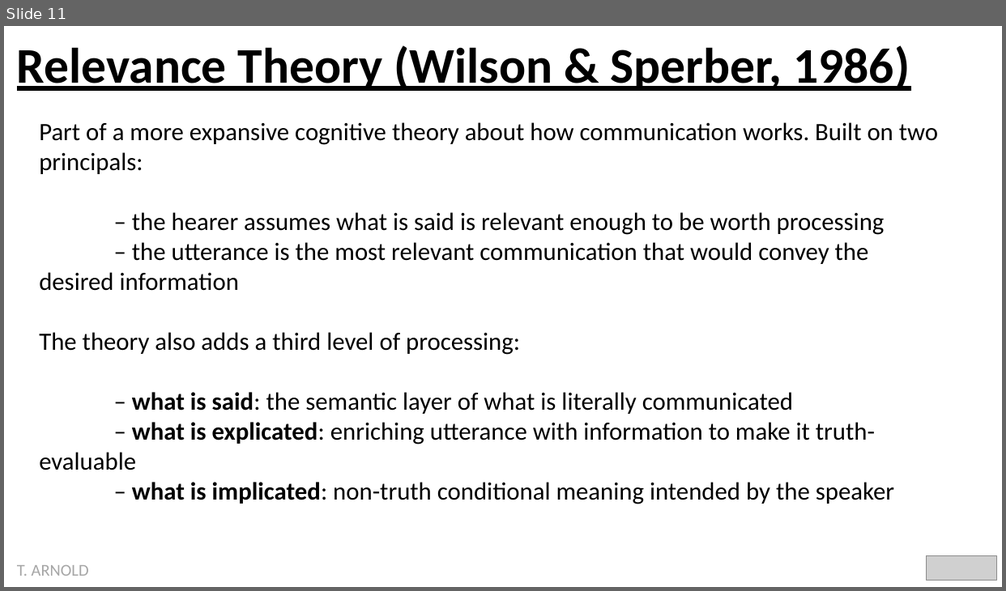
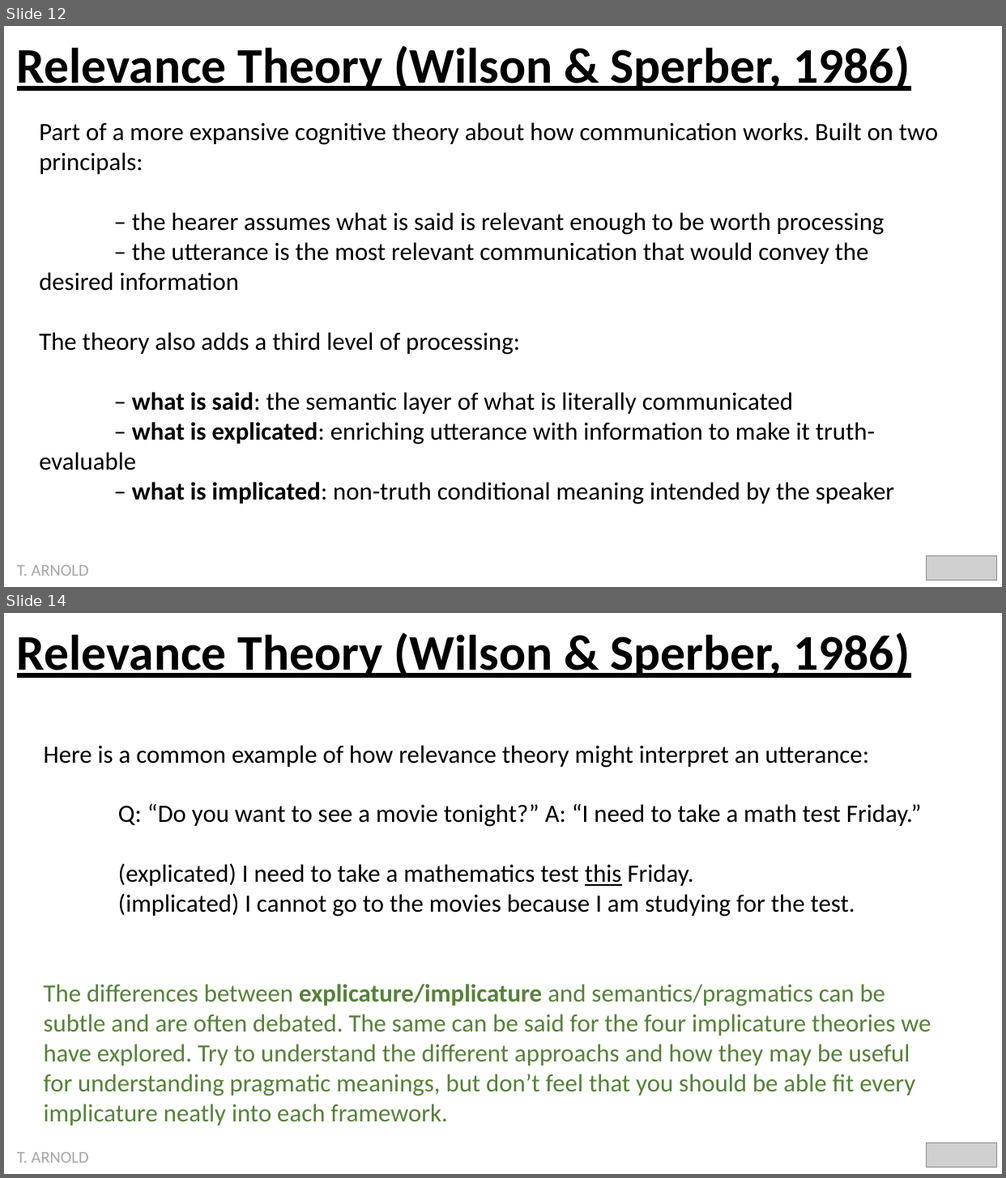
Before and after one commit to statsmaths/ling297-f22, a slide deck: extra/implicature.pptx. Shown one above the other, each under a label of ours: slide 11 before the commit, slides 12 and 14 after it; the slides between them are not shown. The pictures are 1006x591 and 1006x1178 pixels, drawn with LibreOffice and Linux fonts; fonts in the diff are those of the drawing; grey boxes stand for pictures. Boxes give left, top, right and bottom in pixels: in the first picture for what was removed or moved away, otherwise in the second. Text is boxed around its words. In the diff, an @@ line names an element or a change of style, - is before the commit and + after.

```diff
--- a/extra/implicature.pptx
+++ b/extra/implicature.pptx
@@ slide 14 added at bbox=[4, 613, 1002, 1174], background #FFFFFF @@
@@ text added at bbox=[17, 632, 910, 678], 48 pt, text #000000, bold, underline @@
+Relevance Theory (Wilson & Sperber, 1986)
@@ text added at bbox=[44, 745, 931, 1126], 24 pt, text #548235 @@
+Here is a common example of how relevance theory might interpret an utterance:
+Q: “Do you want to see a movie tonight?” A: “I need to take a math test Friday.”
+(explicated) I need to take a mathematics test this Friday.
+(implicated) I cannot go to the movies because I am studying for the test.
+The differences between explicature/implicature and semantics/pragmatics can be subtle and are often debated. The same can be said for the four implicature theories we have explored. Try to understand the different approachs and how they may be useful for understanding pragmatic meanings, but don’t feel that you should be able fit every implicature neatly into each framework.
@@ picture added at bbox=[927, 1143, 997, 1168] @@
@@ text added at bbox=[17, 1152, 89, 1163], 16 pt, text #A6A6A6 @@
+T. ARNOLD
@@ what was slide 11 is now slide 12 @@
```
Also in this commit, not shown: 5 slides changed, 1 other slide added, 1 other file.
